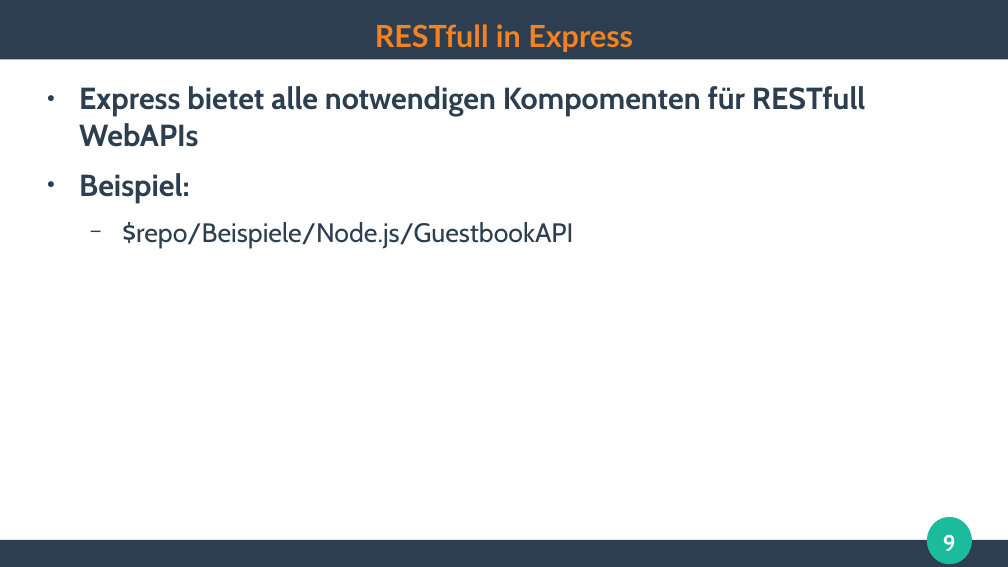
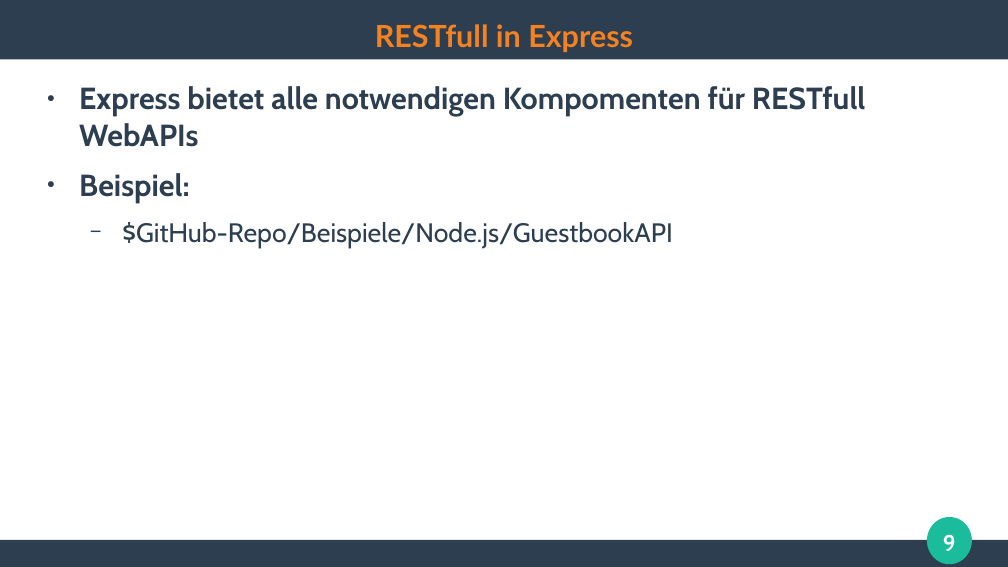
Before and after one commit to ghandmann/HS-AlbSig-WebAnwendungen2, a slide deck: slide 9 of Kapitel/04_RESTfull_APIs.odp. Drawn at 1008x567 pixels with LibreOffice and Linux fonts; fonts in the diff are those of the drawing. Boxes give left, top, right and bottom in pixels: in the first picture for what was removed or moved away, otherwise in the second. Text is boxed around its words. In the diff, an @@ line names an element or a change of style, - is before the commit and + after.

Commit message:
remove jersey, add node.js express

```diff
--- a/Kapitel/04_RESTfull_APIs.odp
+++ b/Kapitel/04_RESTfull_APIs.odp
@@ text at [122, 222, 672, 248]: text changed @@
-  − $repo/Beispiele/Node.js/GuestbookAPI
+  − $GitHub-Repo/Beispiele/Node.js/GuestbookAPI
```
Also in this commit, not shown: 1 other slide changed, 1 other file.
